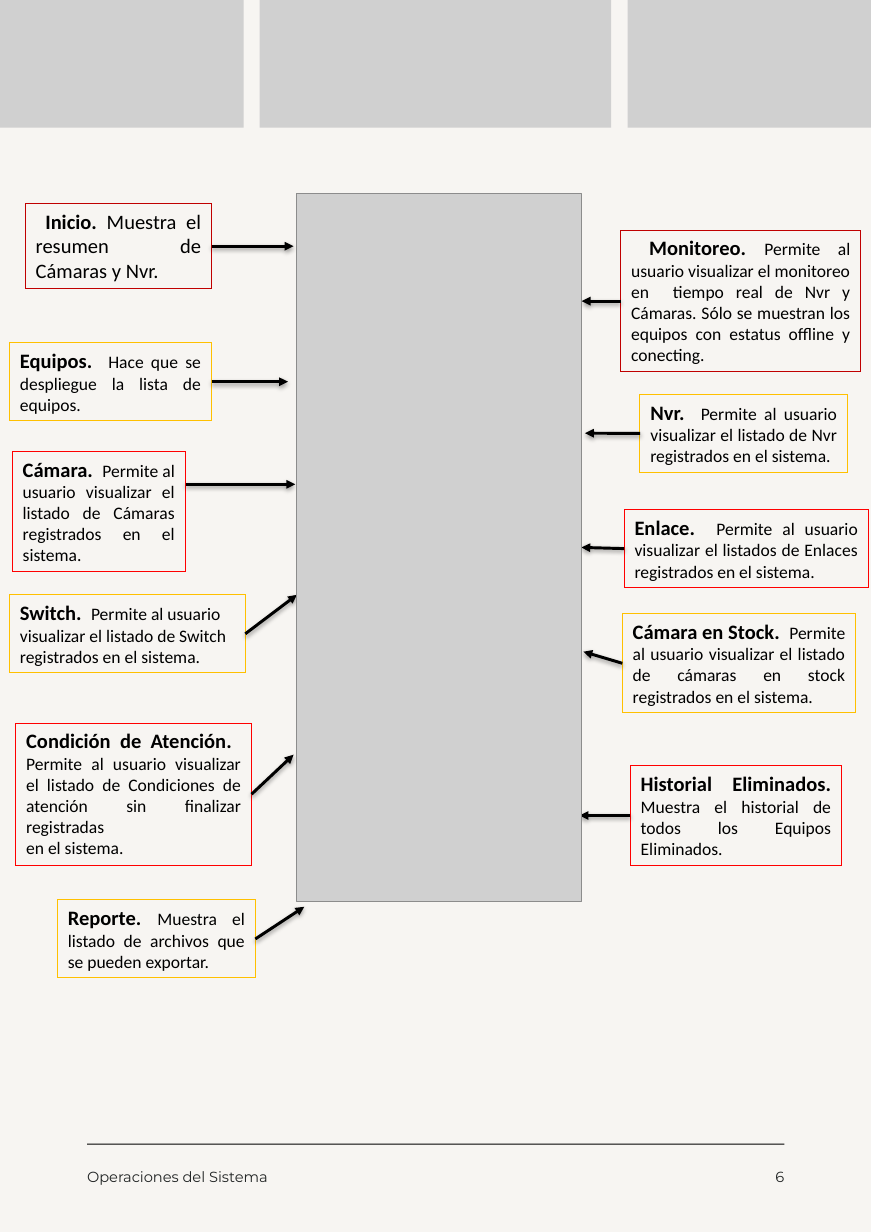
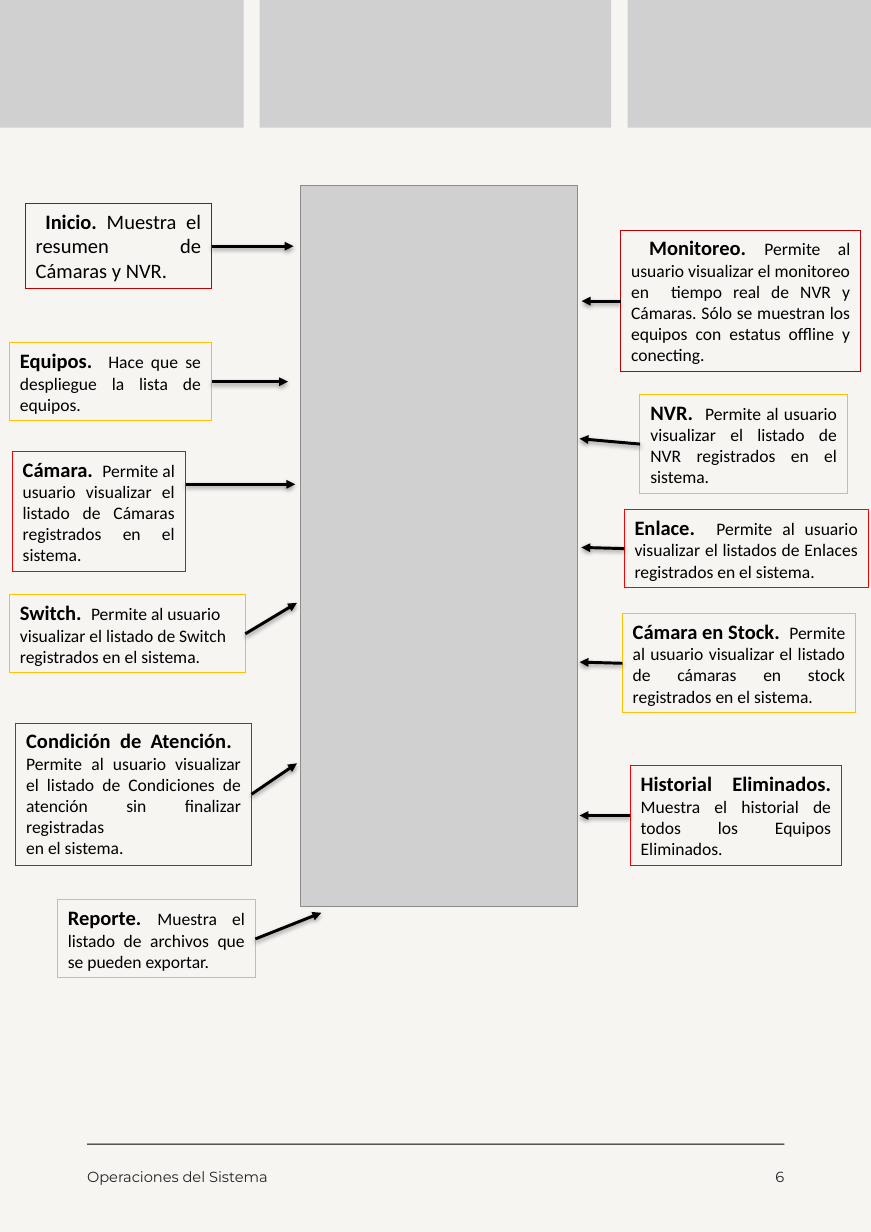
Before and after one commit to moreno-manuel/Pasantia-CVG-FMO, a slide deck: slide 6 of public/files/Manual de Usuario.pptx. Drawn at 871x1232 pixels with LibreOffice and Linux fonts; fonts in the diff are those of the drawing; grey boxes stand for pictures. Boxes give left, top, right and bottom in pixels: in the first picture for what was removed or moved away, otherwise in the second. Text is boxed around its words. In the diff, an @@ line names an element or a change of style, - is before the commit and + after.

```diff
--- a/public/files/Manual de Usuario.pptx
+++ b/public/files/Manual de Usuario.pptx
@@ picture: place and size @@
-picture at box(296, 194, 581, 903)
+picture at box(301, 186, 578, 907)
@@ text in rectangle at box(36, 214, 201, 282): text changed @@
-Inicio. Muestra el resumen de Cámaras y Nvr.
+Inicio. Muestra el resumen de Cámaras y NVR.
@@ text in rectangle at box(631, 240, 850, 364): text changed @@
-Monitoreo. Permite al usuario visualizar el monitoreo en tiempo real de Nvr y Cámaras. Sólo se muestran los equipos con estatus offline y conecting.
+Monitoreo. Permite al usuario visualizar el monitoreo en tiempo real de NVR y Cámaras. Sólo se muestran los equipos con estatus offline y conecting.
@@ rectangle "NVR. Permite al usuario visualizar ...": place and size @@
-rectangle "NVR. Permite al usuario visualizar ..." at box(640, 394, 848, 472)
+rectangle "NVR. Permite al usuario visualizar ..." at box(640, 394, 848, 493)
@@ text in rectangle at box(650, 406, 837, 483): text changed @@
-Nvr. Permite al usuario visualizar el listado de Nvr registrados en el sistema.
+NVR. Permite al usuario visualizar el listado de NVR registrados en el sistema.
@@ arrow moved from (640, 433) - (585, 433) to (640, 445) - (580, 439) @@
@@ arrow moved from (246, 635) - (297, 596) to (246, 635) - (297, 603) @@
@@ arrow moved from (622, 664) - (584, 653) to (622, 664) - (580, 663) @@
@@ arrow moved from (252, 795) - (294, 755) to (252, 795) - (297, 764) @@
@@ arrow moved from (255, 940) - (305, 908) to (255, 940) - (322, 913) @@
```
Also in this commit, not shown: 17 other slides changed, 17 other files.
